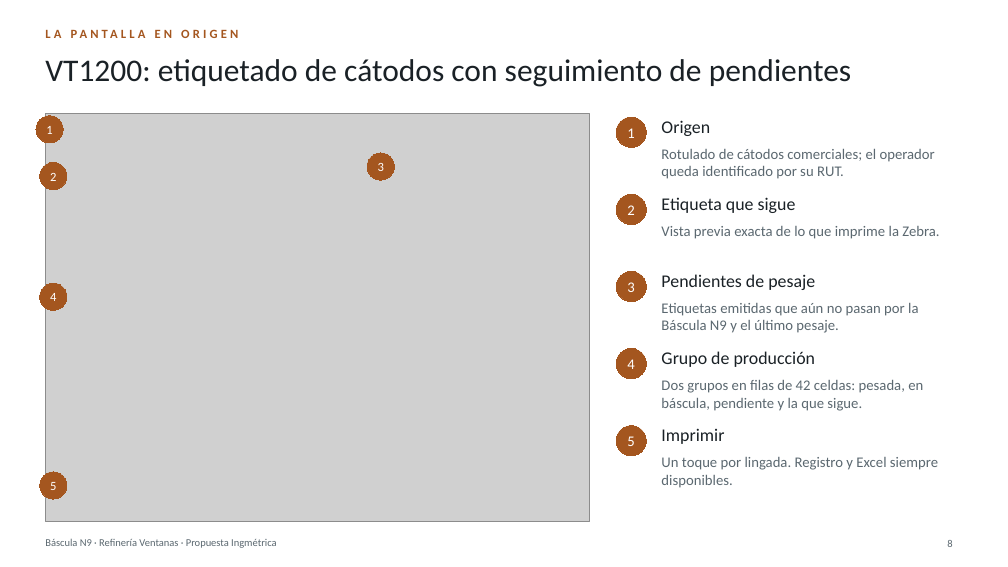
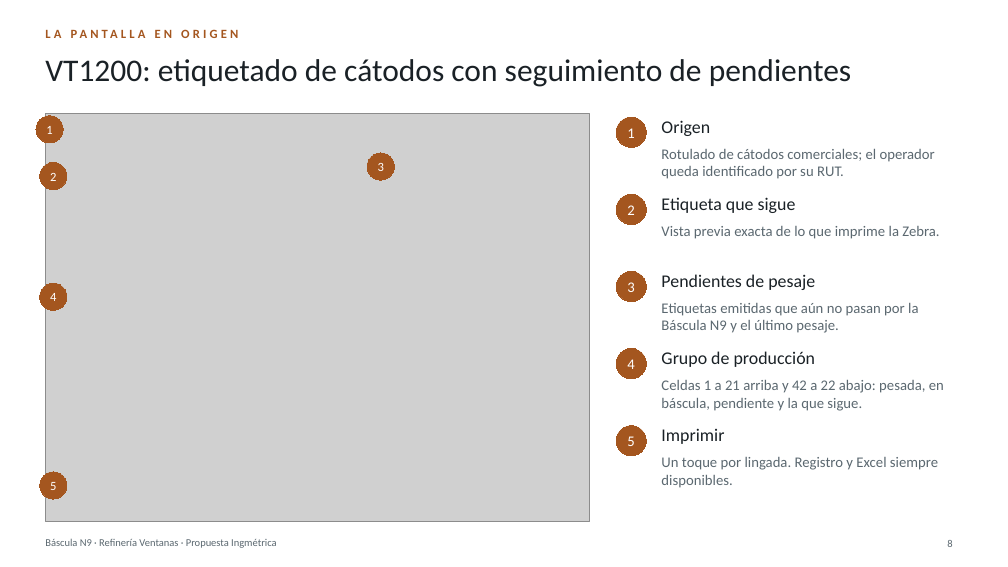
Before and after one commit to BortegaING/Codelco-Proyecto, a slide deck: slide 8 of presentacion/Bascula-N9-Ventanas.pptx. Drawn at 1008x567 pixels with LibreOffice and Linux fonts; fonts in the diff are those of the drawing; grey boxes stand for pictures. Boxes give left, top, right and bottom in pixels: in the first picture for what was removed or moved away, otherwise in the second. Text is boxed around its words. In the diff, an @@ line names an element or a change of style, - is before the commit and + after.

```diff
--- a/presentacion/Bascula-N9-Ventanas.pptx
+++ b/presentacion/Bascula-N9-Ventanas.pptx
@@ text at [661,380,944,411]: text changed @@
-Dos grupos en filas de 42 celdas: pesada, en báscula, pendiente y la que sigue.
+Celdas 1 a 21 arriba y 42 a 22 abajo: pesada, en báscula, pendiente y la que sigue.
```
Also in this commit, not shown: 1 other slide changed, 4 other files.
